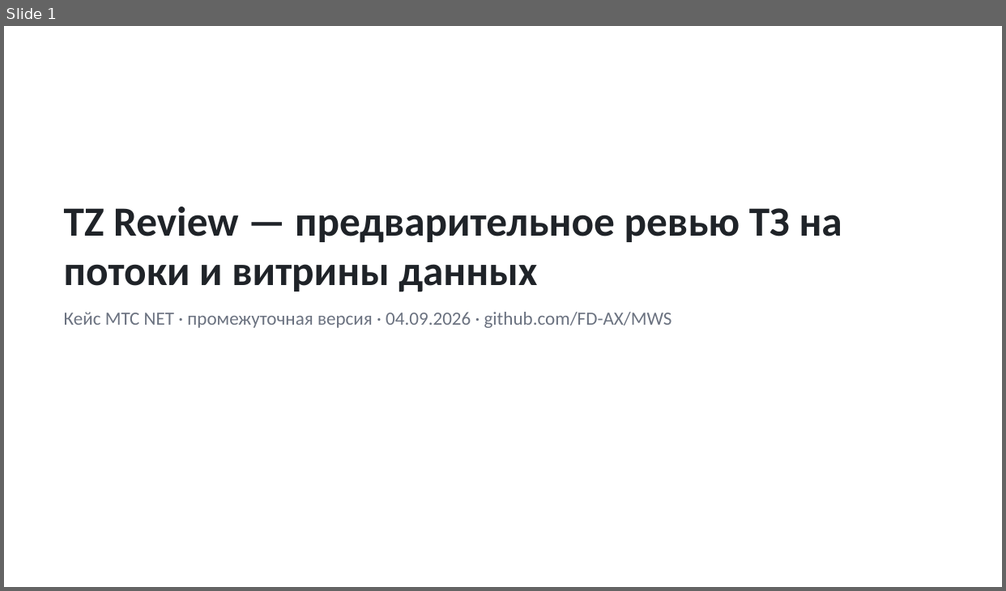
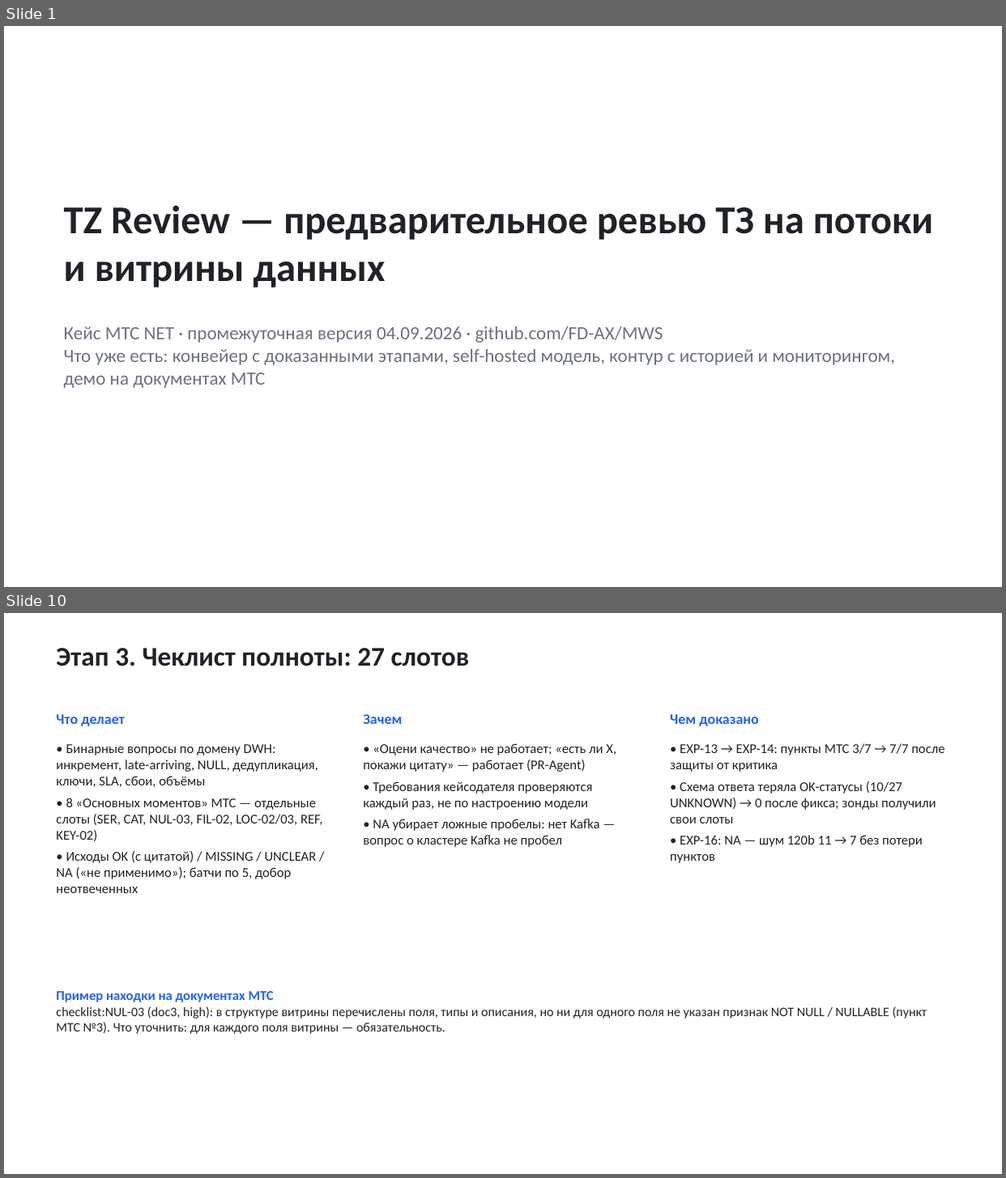
Before and after one commit to FD-AX/MWS, a slide deck: deliverables/interim/TZ_Review_interim.pptx. Shown one above the other, each under a label of ours: slide 1 before the commit, slides 1 and 10 after it; the slides between them are not shown. The pictures are 1006x591 and 1006x1178 pixels, drawn with LibreOffice and Linux fonts; fonts in the diff are those of the drawing. Boxes give left, top, right and bottom in pixels: in the first picture for what was removed or moved away, otherwise in the second. Text is boxed around its words. In the diff, an @@ line names an element or a change of style, - is before the commit and + after.

```diff
--- a/deliverables/interim/TZ_Review_interim.pptx
+++ b/deliverables/interim/TZ_Review_interim.pptx
@@ slide 10 added at box(4, 613, 1002, 1174), background #FFFFFF @@
@@ text added at box(56, 648, 470, 666), 26 pt, text #1F2328, bold @@
+Этап 3. Чеклист полноты: 27 слотов
@@ text added at box(56, 714, 124, 726), 14 pt, text #2563EB, bold @@
+Что делает
@@ text added at box(363, 714, 402, 724), 14 pt, text #2563EB, bold @@
+Зачем
@@ text added at box(670, 714, 759, 726), 14 pt, text #2563EB, bold @@
+Чем доказано
@@ text added at box(56, 744, 322, 893), 13 pt, text #1F2328 @@
+• Бинарные вопросы по домену DWH: инкремент, late-arriving, NULL, дедупликация, ключи, SLA, сбои, объёмы
+• 8 «Основных моментов» МТС — отдельные слоты (SER, CAT, NUL-03, FIL-02, LOC-02/03, REF, KEY-02)
+• Исходы OK (с цитатой) / MISSING / UNCLEAR / NA («не применимо»); батчи по 5, добор неотвеченных
@@ text added at box(363, 743, 616, 847), 13 pt, text #1F2328 @@
+• «Оцени качество» не работает; «есть ли X, покажи цитату» — работает (PR-Agent)
+• Требования кейсодателя проверяются каждый раз, не по настроению модели
+• NA убирает ложные пробелы: нет Kafka — вопрос о кластере Kafka не пробел
@@ text added at box(670, 743, 944, 863), 13 pt, text #1F2328 @@
+• EXP-13 → EXP-14: пункты МТС 3/7 → 7/7 после защиты от критика
+• Схема ответа теряла OK-статусы (10/27 UNKNOWN) → 0 после фикса; зонды получили свои слоты
+• EXP-16: NA — шум 120b 11 → 7 без потери пунктов
@@ text added at box(56, 991, 927, 1034), 12.5 pt, text #1F2328 @@
+Пример находки на документах МТС
+checklist:NUL-03 (doc3, high): в структуре витрины перечислены поля, типы и описания, но ни для одного поля не указан признак NOT NULL / NULLABLE (пункт МТС №3). Что уточнить: для каждого поля витрины — обязательность.
@@ slide 1 changed as well @@
@@ text "TZ Review — предварительное ревью ..." at box(64, 205, 933, 288): size 40 to 38 pt @@
@@ text at box(64, 327, 895, 388): text changed @@
-Кейс МТС NET · промежуточная версия · 04.09.2026 · github.com/FD-AX/MWS
+Кейс МТС NET · промежуточная версия 04.09.2026 · github.com/FD-AX/MWS
+Что уже есть: конвейер с доказанными этапами, self-hosted модель, контур с историей и мониторингом, демо на документах МТС
```
Also in this commit, not shown: 4 other slides changed, 16 other slides added, 7 slides removed, 7 other files.
